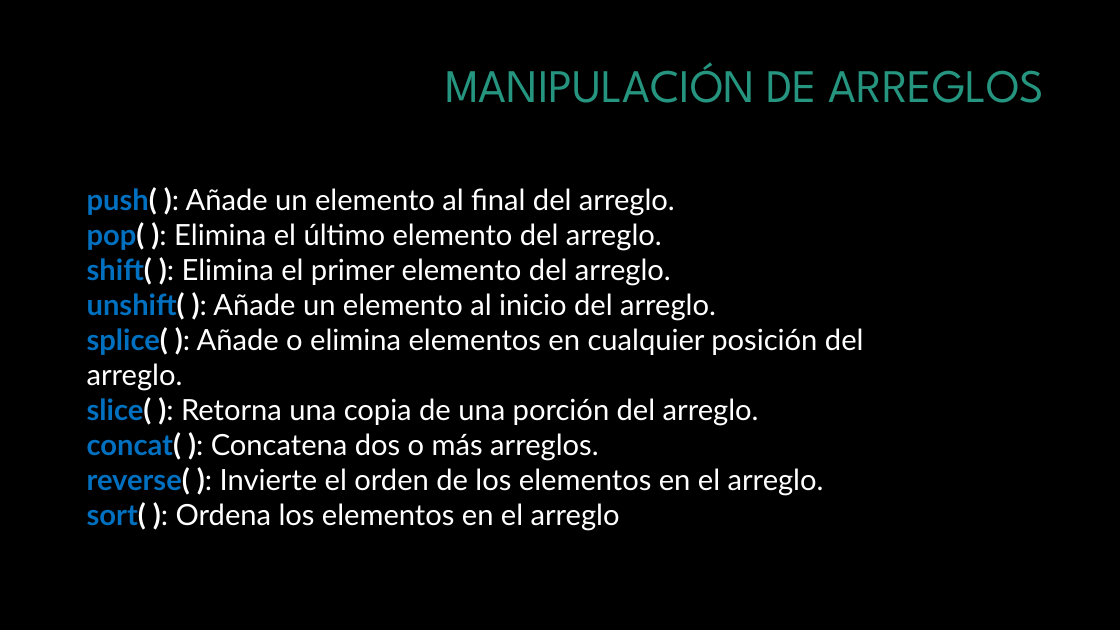
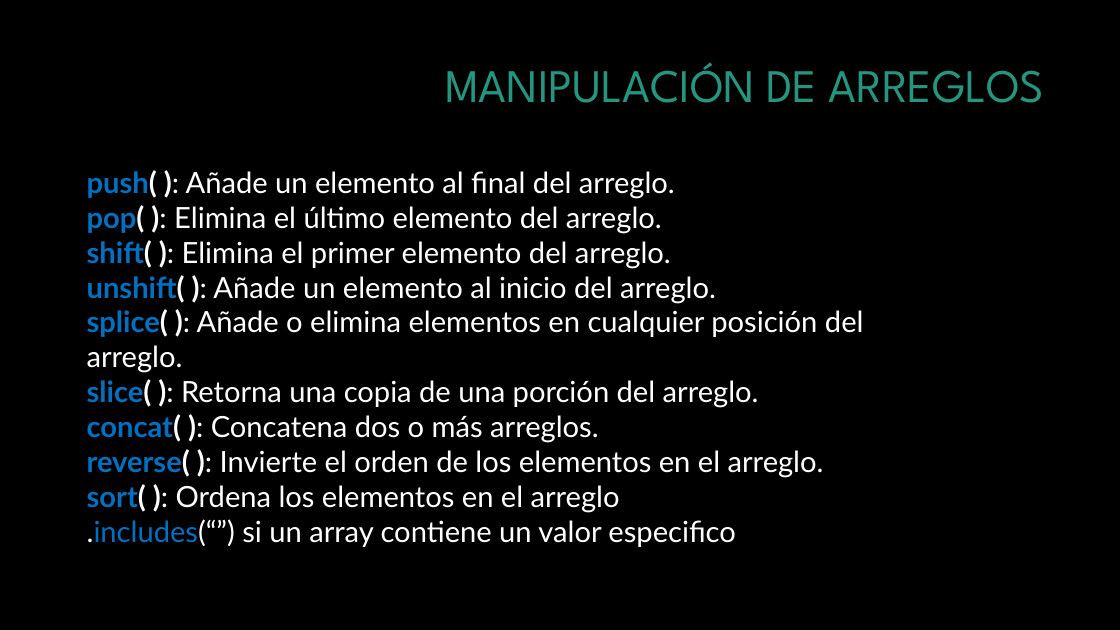
Before and after one commit to megath12/Lenguaje_teoria, a slide deck: slide 4 of JS.pptx. Drawn at 1120x630 pixels with LibreOffice and Linux fonts; fonts in the diff are those of the drawing; background and template pictures are left out. Boxes give left, top, right and bottom in pixels: in the first picture for what was removed or moved away, otherwise in the second. Text is boxed around its words. In the diff, an @@ line names an element or a change of style, - is before the commit and + after.

```diff
--- a/JS.pptx
+++ b/JS.pptx
@@ text "push( ): Añade un elemento ...": place and size @@
-text "push( ): Añade un elemento ..." at (87, 187, 864, 531)
+text "push( ): Añade un elemento ..." at (87, 170, 864, 547)
@@ text at (87, 519, 735, 547): paragraph added @@
+.includes(“”) si un array contiene un valor especifico
```
Also in this commit, not shown: 1 slide added, 2 other files.
